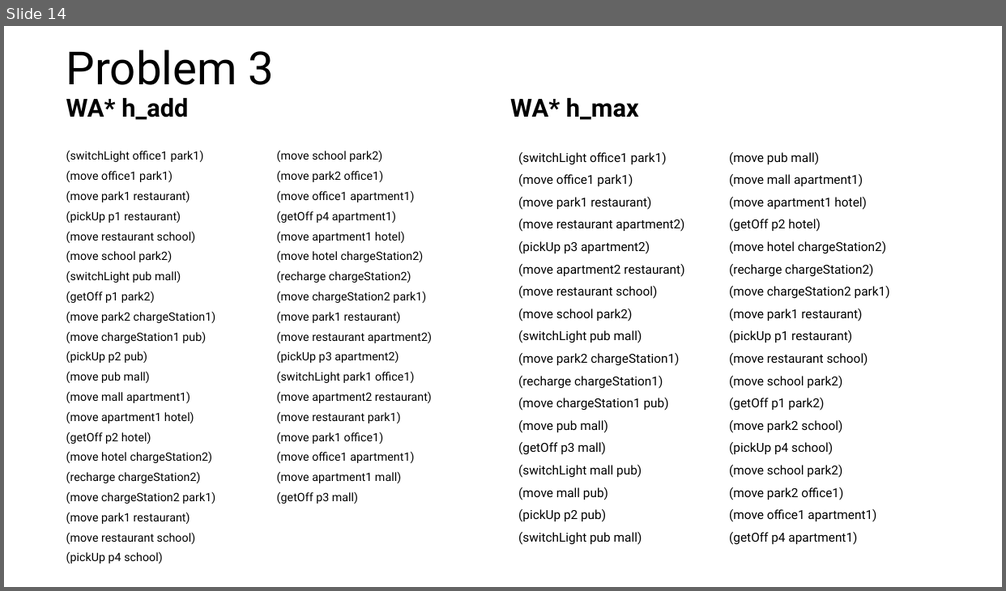
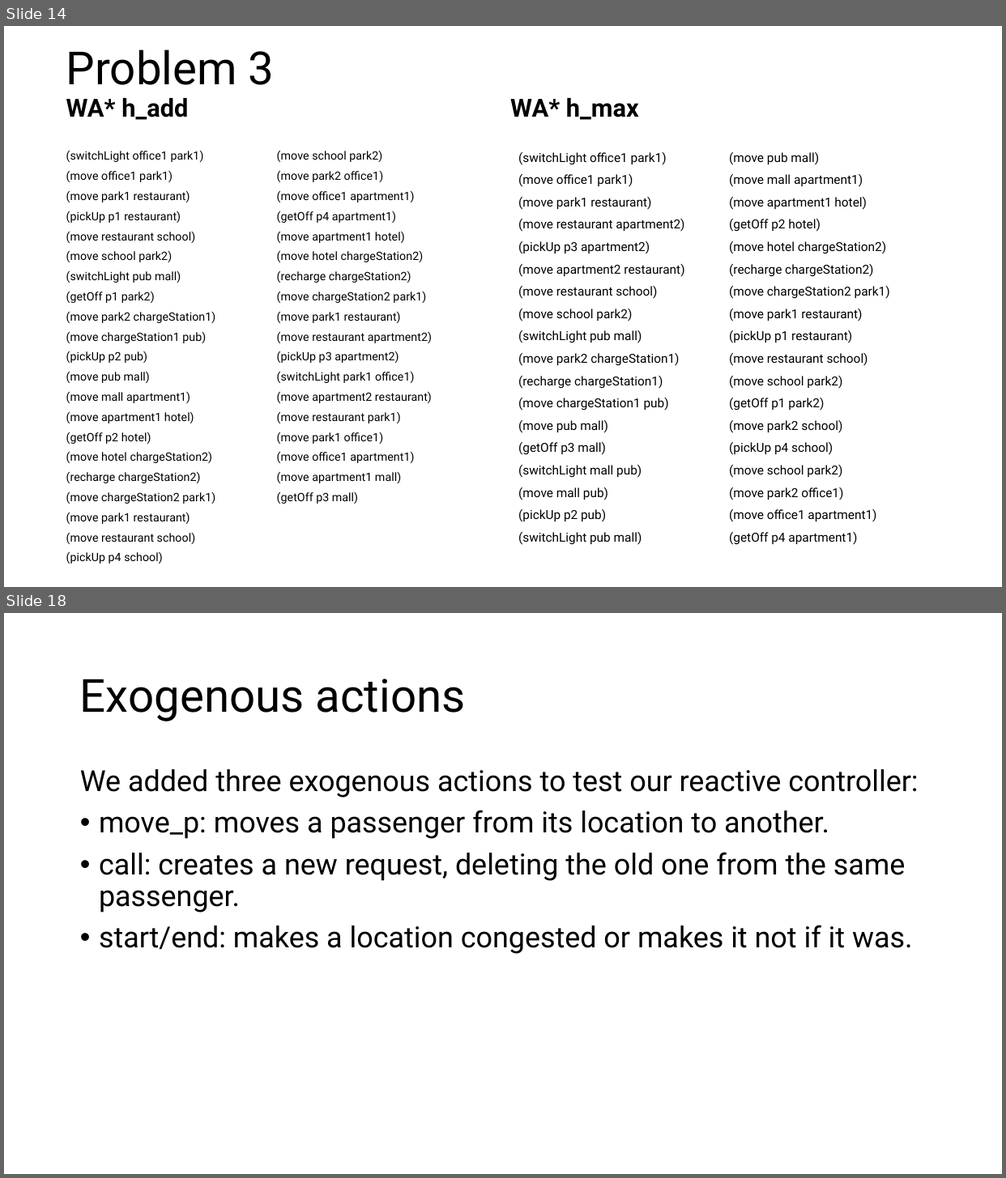
Before and after one commit to serenaragaglia/taxi_planning, a slide deck: documents/planning.pptx. Shown one above the other, each under a label of ours: slide 14 before the commit, slides 14 and 18 after it; the slides between them are not shown. The pictures are 1006x591 and 1006x1178 pixels, drawn with LibreOffice and Linux fonts; fonts in the diff are those of the drawing. Boxes give left, top, right and bottom in pixels: in the first picture for what was removed or moved away, otherwise in the second. Text is boxed around its words. In the diff, an @@ line names an element or a change of style, - is before the commit and + after.

```diff
--- a/documents/planning.pptx
+++ b/documents/planning.pptx
@@ slide 18 added at [4, 613, 1002, 1174], background #FFFFFF @@
@@ title added at [80, 679, 466, 722], 44 pt, text #000000 @@
+Exogenous actions
@@ text added at [80, 769, 918, 954], 28 pt, text #000000 @@
+We added three exogenous actions to test our reactive controller:
+• move_p: moves a passenger from its location to another.
+• call: creates a new request, deleting the old one from the same passenger.
+• start/end: makes a location congested or makes it not if it was.
```
Also in this commit, not shown: 4 other slides added.
